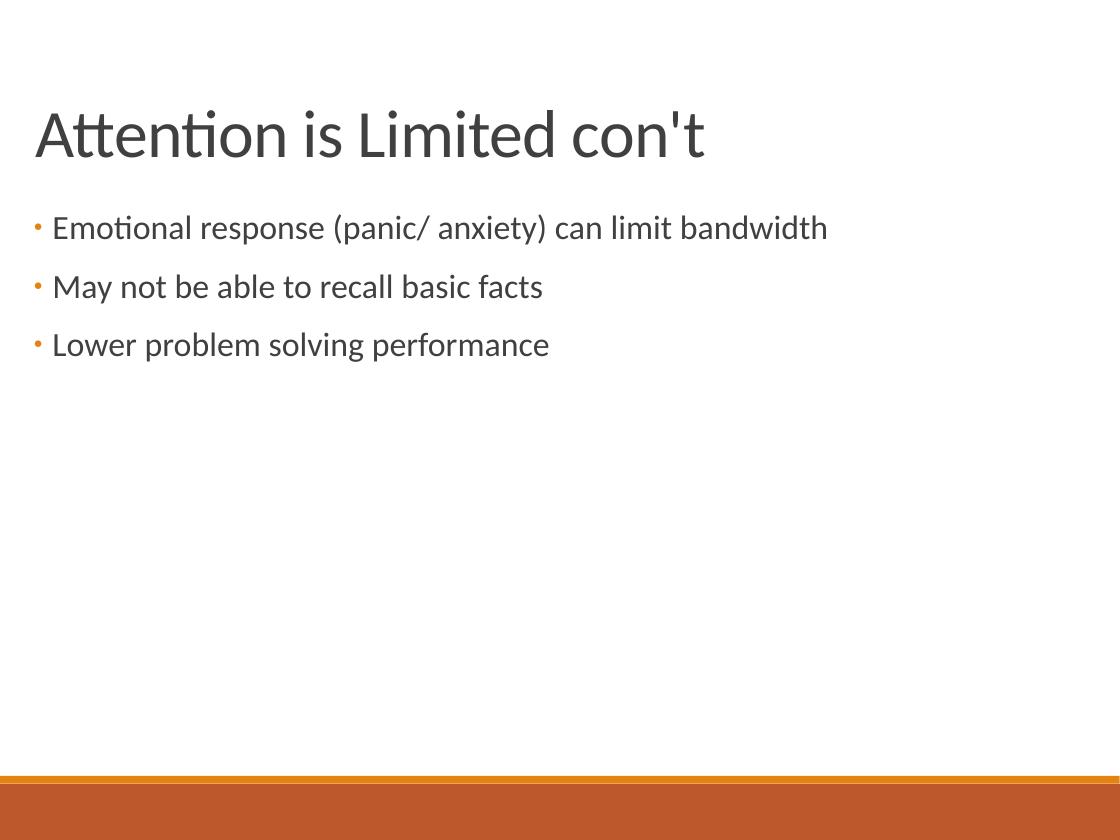
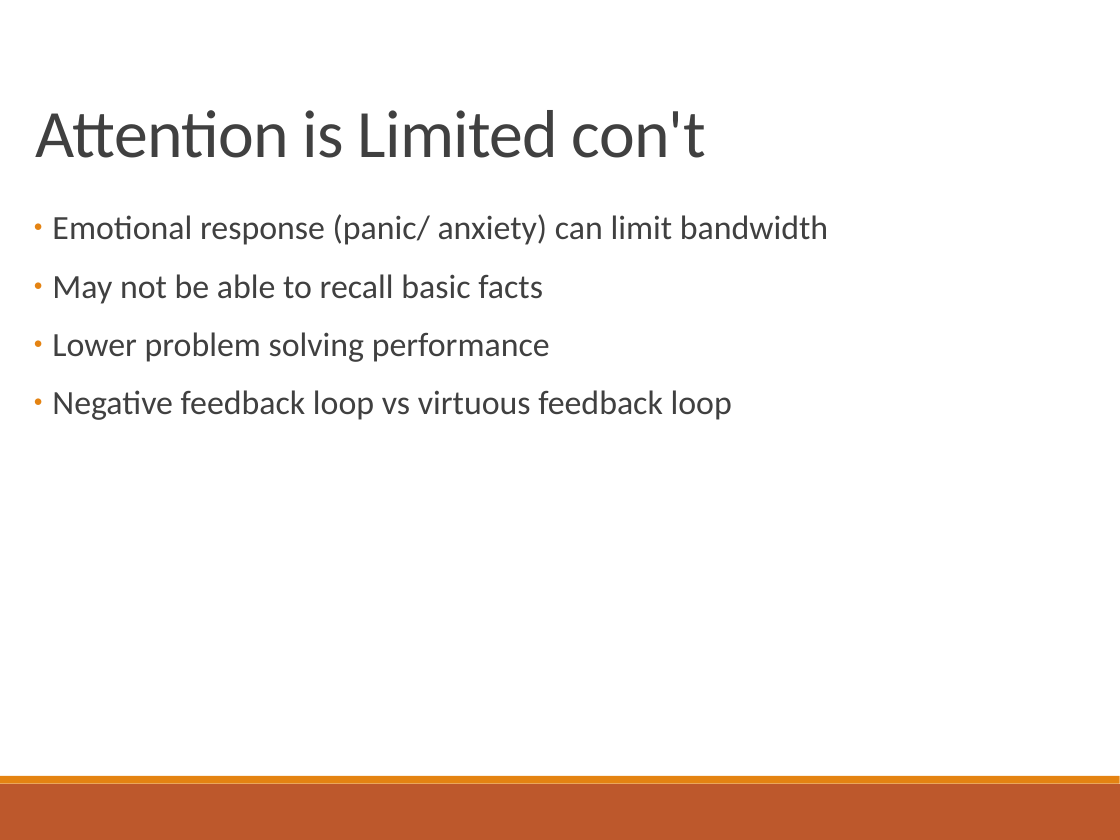
Before and after one commit to aaron678/coding-interview, a slide deck: slide 5 of presentationSlides3.pptx. Drawn at 1120x840 pixels with LibreOffice and Linux fonts; fonts in the diff are those of the drawing. Boxes give left, top, right and bottom in pixels: in the first picture for what was removed or moved away, otherwise in the second. Text is boxed around its words. In the diff, an @@ line names an element or a change of style, - is before the commit and + after.

```diff
--- a/presentationSlides3.pptx
+++ b/presentationSlides3.pptx
@@ text at bbox=[52, 390, 732, 420]: paragraph added @@
+● Negative feedback loop vs virtuous feedback loop
```
Also in this commit, not shown: 9 other slides changed, 2 other files.
